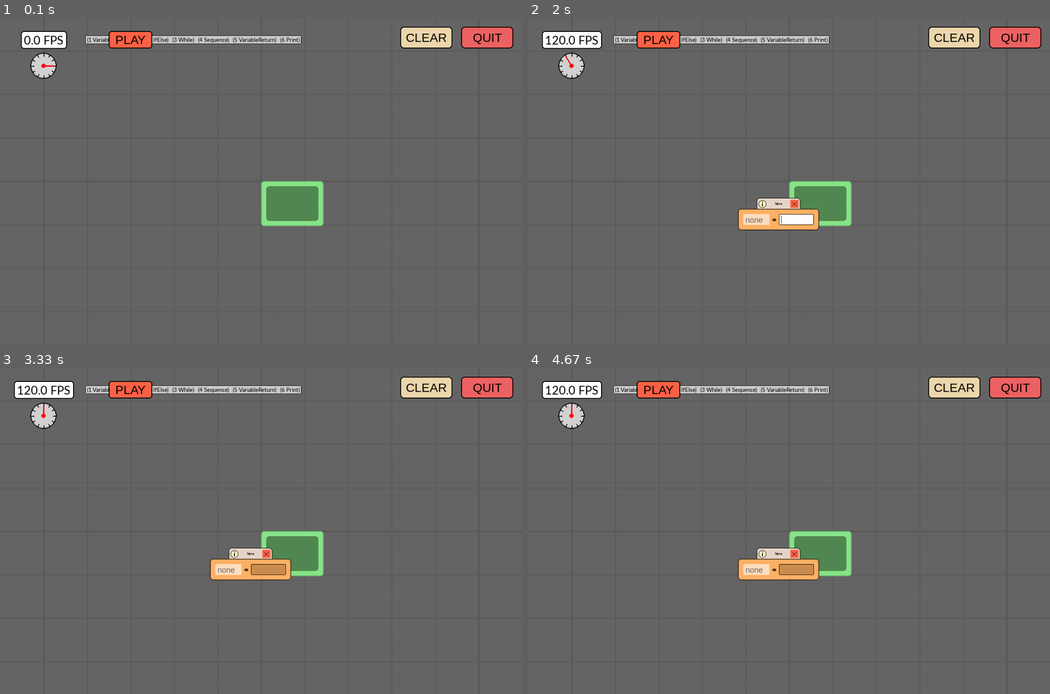
Above: before the commit, frames 1-4 (two rows, left to right).
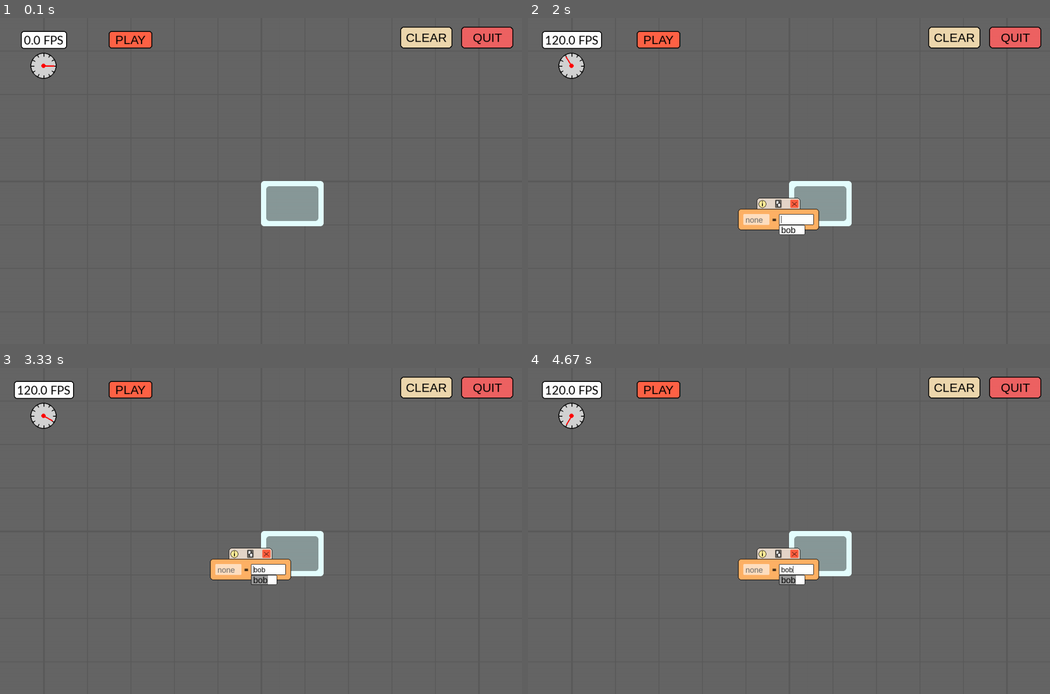
Above: after the commit, the same moments.

Repository: BendayLang/Benday-python
Game: pygame game, started from main.py
Two runs of this game, one before a commit and one after it. Both use one fixed random seed, a clock stepped at 60 frames per second and the inputs below.
Inputs (mouse positions are in pixels of both pictures, inside the frame that each line leads up to):
- Up to frame 1 (0.1 s): no input
- Up to frame 2 (2 s): right-click (778, 220) at 0.38 s; type "ann" at 0.67 s; tap Enter at 1, 1.23, 1.57 s; click (809, 220) at 1.95 s
- Up to frame 3 (3.33 s): hold Enter 2.23-2.77 s; hold Left 2.23-2.77 s
- Up to frame 4 (4.67 s): hold Down 3.37-3.83 s; hold Up from 4.47 s (still down)

The runs differ from the first frame. In frame 1, 2.5% of the frame differs, in the area x 16-62%, y 5-64%; in frame 2, 2.3%; in frame 3, 2.5%; in frame 4, 2.5%, in the area x 7-62%, y 5-67%.

Commit message:
Added Rust maturin and copy button

Diff:
--- a/BendayApp.py
+++ b/BendayApp.py
@@ -1,6 +1,7 @@
 from pygame import Vector2 as Vec2, draw
 
 from AST import ASTNode, ASTNodeType
+from Blocs.MotherBloc import MotherBloc
 from Constantes import FONT_20
 from Containers import HoveredOn
 
@@ -17,7 +18,6 @@
 from Blocs.VariableReturnBloc import VariableReturnBloc
 from Blocs.PrintBloc import PrintBloc
 from executor import exec_ast
-from fuzzy_finder import fuzzy_find
 
 BLOCS = [VariableAssignmentBloc,
          IfElseBloc,
@@ -26,10 +26,11 @@
          VariableReturnBloc,
          PrintBloc]
 
-BLOCS_NAMES = [bloc.__name__ for bloc in BLOCS]
-
-BLOC_CHOICE_SIZE: Vec2 = Vec2(150, 30)
-ROLLING_LIST_SIZE: Vec2 = Vec2(210, 100)
+BLOCS_NAMES = [bloc.__name__.split("Bloc")[0]
+               for bloc in BLOCS]
+
+BLOC_CHOICE_SIZE: Vec2 = Vec2(200, 30)
+ROLLING_LIST_HEIGHT: int = 120
 
 INFO_TIME: int = 800
 MARGIN: Vec2 = Vec2(5)
@@ -51,7 +52,7 @@
 		                     left_limit=-2000, right_limit=2000, top_limit=-1000, bottom_limit=4000)
 		self.rot = 0
 
-		self.blocs: list[tuple[Vec2, ParentBloc]] = [(Vec2(0, 0), SequenceBloc())]
+		self.blocs: list[tuple[Vec2, ParentBloc]] = [(Vec2(0, 0), MotherBloc())]
 		self.selected_bloc: tuple[Vec2, ParentBloc] = None
 
 		self.bloc_hovered = None
@@ -64,6 +65,8 @@
 		self.info_timer: int = 0
 
 		self.AST = self.generate_AST()
+
+		self.variables: list[str] = ["bob"]
 
 	def reset(self):
 		"""Vide la scène de tous les blocs."""
@@ -79,55 +82,57 @@
 		self.changed = True
 		self.AST = self.generate_AST()
 
+	def manage_inputs(self, delta: int):
+		super().manage_inputs(delta)
+		if self.text_box is None: return
+
+		self.text_box.update(delta, self.inputs)
+		if self.text_box.changed:
+			self.changed = True
+		if self.text_box.size_changed and self.text_box_bloc is not None:
+			self.blocs[self.text_box_bloc][1].update_size()
+
+		self.rolling_list.update(delta, self.inputs)
+		if self.text_box.text_changed:
+			self.rolling_list.update_words(self.text_box.text)
+
+		if self.rolling_list.changed:
+			self.changed = True
+			if self.rolling_list.selected_text is not None:
+				self.text_box.text = self.rolling_list.selected_text
+				self.text_box.select()
+
+		if self.inputs.K_RETURN == Key.CLICKED:
+			if self.rolling_list.selected_word is not None:
+				if self.text_box.text == self.rolling_list.selected_text:
+					if self.text_box_bloc is None:
+						self.add_a_bloc()
+					self.update_AST()
+				else:
+					self.text_box.text = self.rolling_list.selected_text
+					self.text_box.select()
+					self.changed = True
+			elif self.rolling_list.words:
+				self.rolling_list.selected_word = 0
+				self.text_box.text = self.rolling_list.selected_text
+				self.text_box.select()
+				self.changed = True
+
+		if self.inputs.K_DOWN == Key.CLICKED:
+			if self.rolling_list.selected_word is None:
+				self.rolling_list.selected_word = 0
+				self.text_box.text = self.rolling_list.selected_text
+				self.text_box.select()
+				self.changed = True
+
 	def update(self, delta):
 		super().update(delta)
-
-		if self.text_box is not None:
-			self.text_box.update(delta, self.inputs)
-			if self.text_box.changed:
-				self.changed = True
-			if self.text_box.size_changed and self.text_box_bloc is not None:
-				self.blocs[self.text_box_bloc][1].update_size()
-
-		if self.rolling_list is not None:
-			self.rolling_list.update(delta, self.inputs)
-			if self.text_box.text_changed:
-				self.rolling_list.change_words(fuzzy_find(BLOCS_NAMES, self.text_box.text))
-			if self.rolling_list.changed and self.rolling_list.selected_text is not None:
-				self.text_box.text = self.rolling_list.selected_text
-				self.text_box.changed = True
-				self.changed = True
 
 		if self.inputs.K_ESCAPE == Key.CLICKED:
 			if self.text_box is None:
 				self.running = False
 				return
 			self.update_AST()
-		elif self.inputs.K_RETURN == Key.CLICKED:
-			if self.rolling_list is not None:
-				if self.rolling_list.selected_word is not None:
-					if self.text_box.text == self.rolling_list.selected_text:
-						self.add_a_bloc()
-						self.update_AST()
-					else:
-						self.text_box.text = self.rolling_list.selected_text
-						self.text_box.changed = True
-						self.changed = True
-				else:
-					self.rolling_list.selected_word = 0
-					self.text_box.text = self.rolling_list.selected_text
-					self.text_box.changed = True
-					self.changed = True
-			elif self.text_box is not None:
-				if self.text_box_bloc is None:
-					self.add_a_bloc()
-				self.update_AST()
-		elif self.inputs.K_DOWN == Key.CLICKED:
-			if self.rolling_list is not None and self.rolling_list.selected_word is None:
-				self.rolling_list.selected_word = 0
-				self.text_box.text = self.rolling_list.selected_text
-				self.text_box.changed = True
-				self.changed = True
 
 		if self.ui_objects["bt_play"].state == Key.UNCLICKED:
 			exec_ast(self.AST)
@@ -152,7 +157,7 @@
 			self.changed = True
 
 		if self.mouse_hovered is not None:
-			if self.mouse_hovered[2] == (HoveredOn.INFO, None):
+			if self.mouse_hovered[2] == (HoveredOn.INFO_BT, None):
 				if self.info_timer <= INFO_TIME <= self.info_timer + delta:
 					self.changed = True
 				self.info_timer += delta
@@ -180,7 +185,7 @@
 		  default_text="Enter bloc type", selected=True, corner_radius=3)
 
 		self.rolling_list = RollingList(
-		  position + Vec2(0, BLOC_CHOICE_SIZE.y - 1), ROLLING_LIST_SIZE,
+		  position + Vec2(0, BLOC_CHOICE_SIZE.y - 1), ROLLING_LIST_HEIGHT,
 		  BLOCS_NAMES, corner_radius=3)
 
 	def mouse_left_click(self):
@@ -213,11 +218,11 @@
 				self.selected_bloc = removed_bloc
 				self.update_AST()
 
-			case HoveredOn.INFO:
+			case HoveredOn.INFO_BT:
 				self.info_timer = INFO_TIME
 				self.changed = True
 
-			case HoveredOn.CROSS:
+			case HoveredOn.CROSS_BT:
 				container = bloc.get_container(hierarchy)
 
 				if container is None:
@@ -237,7 +242,12 @@
 				hovered_bloc.slots[hovered_on[1]].text_box.select()
 				self.text_box = hovered_bloc.slots[hovered_on[1]].text_box
 				self.text_box_bloc = bloc_id
-				# TODO add rolling_list
+
+				self.rolling_list = RollingList(
+				  self.camera.world2screen(
+				    position + bloc.get_position(hierarchy) +
+				    hovered_bloc.slot_position(hovered_on[1]) + Vec2(0, self.text_box.size.y)),
+				  ROLLING_LIST_HEIGHT, self.variables, corner_radius=3)
 
 			case HoveredOn.OTHER:
 				hovered_bloc = bloc.get_bloc(hierarchy)
@@ -248,6 +258,12 @@
 				if hovered_bloc.buttons[hovered_on[1]] == "name_box":
 					self.text_box = hovered_bloc.name_box
 					self.text_box_bloc = bloc_id
+
+					self.rolling_list = RollingList(
+					  self.camera.world2screen(
+						position + bloc.get_position(hierarchy) +
+						hovered_bloc.button_position(hovered_on[1]) + Vec2(0, self.text_box.size.y)),
+					  ROLLING_LIST_HEIGHT, self.variables, corner_radius=3)
 
 	def update_AST(self):
 		if self.text_box is not None:
@@ -320,7 +336,7 @@
 		if new_mouse_hovered == self.mouse_hovered: return
 
 		if new_mouse_hovered == (0, [], (HoveredOn.SELF, None)):
-			new_mouse_hovered = None
+			new_mouse_hovered = (0, [], (HoveredOn.SEQUENCE, 0))
 
 		if self.mouse_hovered is not None:
 			bloc_id, hierarchy, _ = self.mouse_hovered
@@ -404,7 +420,7 @@
 			bloc_id, hierarchy, _ = self.mouse_hovered
 			bloc_position, bloc = self.blocs[bloc_id]
 			hovered_bloc = bloc.get_bloc(hierarchy)
-			title = f"{hovered_bloc.__class__.__name__}".upper()
+			title = hovered_bloc.__class__.__name__.split("Bloc")[0].upper()
 			text = f"{title}\n{hovered_bloc.__doc__}".replace("\t", "").split("\n")
 
 			size = Vec2(max([FONT_20.size(line)[0] for line in text]), len(text) * FONT_20.get_height())
@@ -433,12 +449,6 @@
 			draw_text(self.window_surface, node, Vec2(20, 160 + i * 20), size=15, align="left",
 			          framed=True, back_framed=True, back_frame_color="grey 80")
 		"""
-
-	def draw_ui(self):
-		text = "   ".join([f"({i + 1} {bloc_type.__name__[:-4]})" for i, bloc_type in enumerate(BLOCS)])
-		draw_text(self.window_surface, text, Vec2(200, 50), size=15, align="left",
-		          framed=True, back_framed=True, back_frame_color="grey 80")
-		super().draw_ui()
 
 	def draw_clock(self):
 		n = 12
@@ -459,21 +469,3 @@
 			abstract_syntax_tree.data.append(bloc.as_ASTNode())
 
 		return abstract_syntax_tree
-
-
-"""
-temps = [(time.perf_counter(), "t0")]
-add_time(temps, "update")
-
-
-def add_time(temps: list, name: str = "-"):
-	temps.append((time.perf_counter() - temps[0][0], name))
-
-
-def print_times(temps: list):
-	temps = [temps[1]] +\
-	        [(temps[i + 2][0] - temps[i + 1][0], temps[i + 2][1])
-	         for i in range(len(temps) - 2)]
-
-	print(' '.join([f"{name}=[{1000 * t:.3f}]" for t, name in temps]))
-"""
--- /dev/null
+++ b/Blocs/MotherBloc.py
@@ -0,0 +1,51 @@
+from dataclasses import dataclass
+
+from pygame import Color, Surface, Vector2 as Vec2
+
+from Constantes import MARGIN, RADIUS
+from Blocs.ParentBloc import ParentBloc, TOP_BOX_SIZE
+from Containers import HoveredOn
+from MyPygameLibrary.Camera import Camera
+from MyPygameLibrary.UI_elements import hsv_color
+from MyPygameLibrary.World import draw_rect
+
+COLOR: Color = hsv_color(180, 10, 100)
+
+
+@dataclass
+class MotherBloc(ParentBloc):
+	"""Bloc de logique - si la variable booléenne sur le côté gauche du bloc est vraie,
+	la séquence du haut est exécutée, sinon la séquence du haut est exécutée."""
+
+	def __init__(self):
+		super().__init__(COLOR, 0, 1)
+
+	def __repr__(self):
+		return f"Mother( {self.sequences[0]} )"
+
+	def get_size(self) -> Vec2:
+		return self.sequences[0].size + Vec2(2, 2) * MARGIN
+
+	def sequence_position(self, sequence_id: int) -> Vec2:
+		return Vec2(1, 1) * MARGIN
+
+	def collide(self, point: Vec2) -> bool:
+		"""Retourne si le point donné (en référence au bloc) est dans le bloc."""
+		if not (0 <= point.x <= self.size.x and -TOP_BOX_SIZE.y <= point.y <= self.size.y): return False
+
+		if point.y >= 0: return True
+
+		if self.hovered_on[0] != HoveredOn.NONE:
+			return 0 <= point.x - self.top_box_position.x <= TOP_BOX_SIZE.x
+
+		if self.sequences[0].blocs and type(self.sequences[0].blocs[0]) is not Vec2:
+			return self.sequences[0].blocs[0].collide(point - self.sequence_position(0))
+
+		return False
+
+	def draw(self, surface: Surface, camera: Camera, origin: Vec2, selected: bool = False):
+		"""Affiche le bloc."""
+		draw_rect(surface, camera, self.color, origin, self.size, 0, RADIUS)
+
+		hovered = self.hovered_on[0] is not HoveredOn.NONE
+		self.sequences[0].draw(surface, camera, origin + self.sequence_position(0), hovered)
--- a/Blocs/ParentBloc.py
+++ b/Blocs/ParentBloc.py
@@ -7,17 +7,21 @@
 from Containers import HoveredOn, Slot, Sequence
 
 from MyPygameLibrary.Camera import Camera
-from MyPygameLibrary.UI_elements import change_color, darker, draw_text, hsv_color
+from MyPygameLibrary.UI_elements import change_color, darker, hsv_color
 from MyPygameLibrary.World import draw_circle, draw_line, draw_rect
 
 TOP_BOX_SIZE: Vec2 = Vec2(100, 25)
 TOP_BOX_MARGIN: int = 3
 
+INFO_BT_RADIUS: int = int(TOP_BOX_SIZE.y / 2 - TOP_BOX_MARGIN)
+COPY_BT_SIZE: Vec2 = (TOP_BOX_SIZE.y - 2 * TOP_BOX_MARGIN) * Vec2(4 / 5, 1)
+PAGE_SIZE: Vec2 = COPY_BT_SIZE / 2
+PAGE_DELTA: Vec2 = Vec2(2)
 CROSS_BT_SIZE: Vec2 = Vec2(TOP_BOX_SIZE.y - 2 * TOP_BOX_MARGIN)
-INFO_BT_RADIUS: int = int(TOP_BOX_SIZE.y / 2 - TOP_BOX_MARGIN)
-
-CROSS_BT_COLOR: Color = Color("tomato")
-INFO_BT_COLOR: Color = hsv_color(50, 25, 100)
+
+INFO_BT_COLOR: Color = hsv_color(50, 40, 100)
+COPY_BT_COLOR: Color = hsv_color(40, 10, 40)
+CROSS_BT_COLOR: Color = hsv_color(10, 75, 100)
 
 SHADOW: Vec2 = Vec2(6, 8)
 
@@ -171,10 +175,13 @@
 				return slot_collide
 
 		if self.collide_info_bt(point):
-			return [], (HoveredOn.INFO, None)
+			return [], (HoveredOn.INFO_BT, None)
+
+		if self.collide_copy_bt(point):
+			return [], (HoveredOn.COPY_BT, None)
 
 		if self.collide_cross_bt(point):
-			return [], (HoveredOn.CROSS, None)
+			return [], (HoveredOn.CROSS_BT, None)
 
 		return [], (HoveredOn.SELF, None)
 
@@ -253,25 +260,35 @@
 		color = change_color(self.color, s_fonc=lambda s: s * 0.2, v_fonc=lambda _: .9)
 		draw_rect(surface, camera, color, origin, TOP_BOX_SIZE + Vec2(0, 3), 0, RADIUS, -1, -1, 0, 0)
 
+		border_width = 1 / camera.scale
+
 		# Info button
-		color = darker(INFO_BT_COLOR, .7) if self.hovered_on[0] == HoveredOn.INFO else INFO_BT_COLOR
+		color = darker(INFO_BT_COLOR, .7) if self.hovered_on[0] == HoveredOn.INFO_BT else INFO_BT_COLOR
 		position = origin + self.info_bt_position
 		draw_circle(surface, camera, color, position, INFO_BT_RADIUS)
-		draw_circle(surface, camera, "black", position, INFO_BT_RADIUS, 1 / camera.scale)
+		draw_circle(surface, camera, "black", position, INFO_BT_RADIUS, border_width)
 		draw_line(surface, camera, "black",
 		          position + Vec2(-1 / camera.scale, 2 / 4 * INFO_BT_RADIUS),
 		          position + Vec2(-1 / camera.scale, -1 / 5 * INFO_BT_RADIUS), 1.5)
 		draw_circle(surface, camera, "black", position + Vec2(0, -1 / 2 * INFO_BT_RADIUS), 1.5)
 
-		# Name
-		draw_text(surface, "Name", origin + TOP_BOX_SIZE / 2, 8, camera=camera)
+		# Copy button
+		color = darker(COPY_BT_COLOR, .7) if self.hovered_on[0] == HoveredOn.COPY_BT else COPY_BT_COLOR
+		position = origin + self.copy_bt_position
+		draw_rect(surface, camera, color, position, COPY_BT_SIZE, border_radius=SMALL_RADIUS)
+		color = darker("white", .7) if self.hovered_on[0] == HoveredOn.COPY_BT else "white"
+		draw_rect(surface, camera, color, position + PAGE_DELTA, PAGE_SIZE)
+		draw_rect(surface, camera, "black", position + PAGE_DELTA, PAGE_SIZE, border_width)
+		draw_rect(surface, camera, color, position + PAGE_SIZE - PAGE_DELTA, PAGE_SIZE)
+		draw_rect(surface, camera, "black", position + PAGE_SIZE - PAGE_DELTA, PAGE_SIZE, border_width)
 
 		# Cross button
-		color = darker(CROSS_BT_COLOR, .7) if self.hovered_on[0] == HoveredOn.CROSS else CROSS_BT_COLOR
-		draw_rect(surface, camera, color, origin + self.cross_bt_position, CROSS_BT_SIZE,
-		          border_radius=SMALL_RADIUS)
+		color = darker(CROSS_BT_COLOR, .7) if self.hovered_on[
+			                                      0] == HoveredOn.CROSS_BT else CROSS_BT_COLOR
+		position = origin + self.cross_bt_position
+		draw_rect(surface, camera, color, position, CROSS_BT_SIZE, border_radius=SMALL_RADIUS)
 		h = CROSS_BT_SIZE.y / 2 * (1 / 2)
-		center = origin + self.cross_bt_position + CROSS_BT_SIZE / 2
+		center = position + CROSS_BT_SIZE / 2
 		draw_line(surface, camera, "black", center + (h, h), center + (-h, -h), 1)
 		draw_line(surface, camera, "black", center + (-h, h), center + (h, -h), 1)
 
@@ -286,6 +303,14 @@
 	def collide_info_bt(self, point: Vec2) -> bool:
 		delta = point - (self.top_box_position + self.info_bt_position)
 		return delta.x ** 2 + delta.y ** 2 <= INFO_BT_RADIUS ** 2
+
+	@property
+	def copy_bt_position(self) -> Vec2:
+		return Vec2((TOP_BOX_SIZE.x - COPY_BT_SIZE.x) / 2, TOP_BOX_MARGIN + 1)
+
+	def collide_copy_bt(self, point: Vec2) -> bool:
+		delta = point - (self.top_box_position + self.copy_bt_position)
+		return 0 <= delta.x <= COPY_BT_SIZE.x and 0 <= delta.y <= COPY_BT_SIZE.y
 
 	@property
 	def cross_bt_position(self) -> Vec2:
--- /dev/null
+++ b/Cargo.toml
@@ -0,0 +1,12 @@
+[package]
+name = "benday_rust"
+version = "0.1.0"
+edition = "2021"
+
+# See more keys and their definitions at https://doc.rust-lang.org/cargo/reference/manifest.html
+[lib]
+name = "benday_rust"
+crate-type = ["cdylib"]
+
+[dependencies]
+pyo3 = "0.18.1"
--- a/Containers.py
+++ b/Containers.py
@@ -19,8 +19,9 @@
 class HoveredOn(Enum):
 	NONE = auto()
 	SELF = auto()
-	CROSS = auto()
-	INFO = auto()
+	CROSS_BT = auto()
+	COPY_BT = auto()
+	INFO_BT = auto()
 	SLOT = auto()
 	SEQUENCE = auto()
 	OTHER = auto()
--- a/MyPygameLibrary/UI_elements.py
+++ b/MyPygameLibrary/UI_elements.py
@@ -8,6 +8,7 @@
 from MyPygameLibrary.Camera import Camera
 from MyPygameLibrary.Inputs import Inputs, Key, Mouse
 from MyPygameLibrary.World import draw_rect
+from fuzzy_finder import fuzzy_find
 
 clip = lambda value, min_value, max_value: max(min(value, max_value), min_value)
 
@@ -685,8 +686,8 @@
 class RollingList(UiObject):
 	"""Liste déroulante permettant de choisir parmi une liste d’items."""
 	position: Vec2
-	size: Vec2
-	words: list[str]
+	height: int
+	base_words: list[str]
 	color: Color = field(default_factory=lambda: Color("white"))
 	selected_word: int | None = None
 	text_color: Color = field(default_factory=lambda: Color("black"))
@@ -701,15 +702,20 @@
 	slider_color: Color = None
 	text_surface: Surface = None
 	line_height: int = None
+	words: list[str] = None
+	size: Vec2 = None
 	changed: bool = False
 
 	def __post_init__(self):
 		if self.slider_color is None:
 			self.slider_color = darker(self.color, .7)
+		self.words = self.base_words
 
 		font = SysFont(self.font, self.text_size)
+		width = max([font.size(word)[0] for word in self.words])
+		self.size = Vec2(width + SLIDER_WIDTH + 3 * MARGIN, self.height)
+
 		self.line_height = font.get_height()
-		width = self.size.x - 3 * MARGIN - SLIDER_WIDTH
 		self.text_surface = Surface((width, len(self.words) * self.line_height), SRCALPHA)
 		for i, text in enumerate(self.words):
 			height = i * self.line_height
@@ -806,8 +812,8 @@
 
 		surface.blit(box_surface, self.position)
 
-	def change_words(self, new_words: list[str]):
-		self.words = new_words
+	def update_words(self, search_word: str):
+		self.words = fuzzy_find(self.base_words, search_word)
 		self.selected_word = None
 		self.slider_position = 0
 
--- a/main.py
+++ b/main.py
@@ -1,5 +1,4 @@
 from BendayApp import BendayApp
-
 
 if __name__ == "__main__":
 	app = BendayApp()
--- /dev/null
+++ b/pyproject.toml
@@ -0,0 +1,16 @@
+[build-system]
+requires = ["maturin>=0.14,<0.15"]
+build-backend = "maturin"
+
+[project]
+name = "Benday"
+requires-python = ">=3.7"
+classifiers = [
+    "Programming Language :: Rust",
+    "Programming Language :: Python :: Implementation :: CPython",
+    "Programming Language :: Python :: Implementation :: PyPy",
+]
+
+
+[tool.maturin]
+features = ["pyo3/extension-module"]
Not shown, changed: .gitignore
Not shown, added: src/lib.rs
